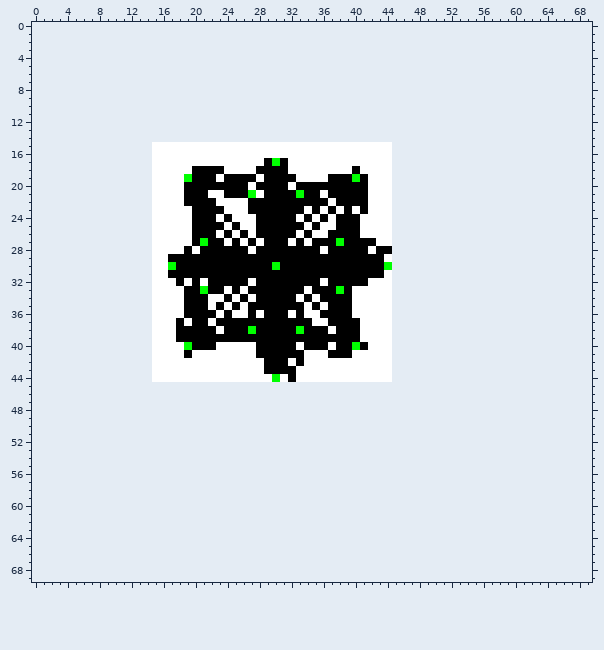
File history of a sprite sheet, output_test.png. The picture above is the old version.
The file is 30x30 pixels. The old version is drawn lined up with the new one, on the new canvas.
After:
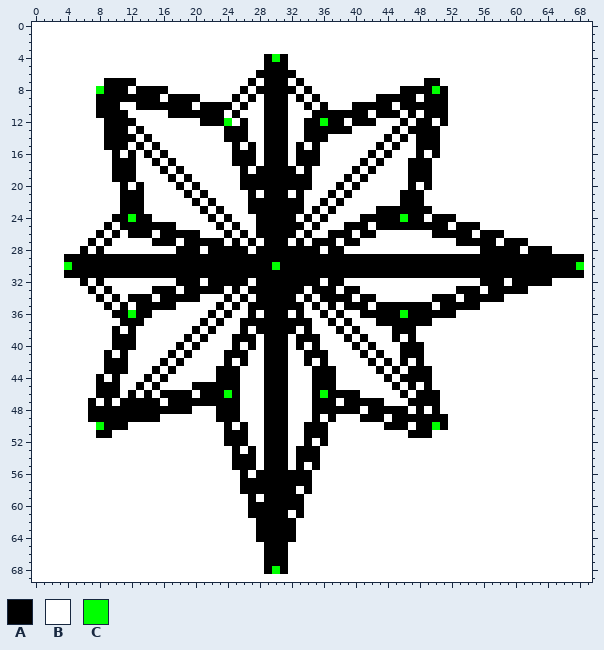
Palette (. is transparent): A #000000  B #ffffff  C #00ff00
The edit:
canvas 30x30 -> 70x70, the old top-left corner now at 15,15
Changed rows in their new state; - is an unchanged pixel.
first column x 0:
 0 BBBBBBBBBBBBBBBBBBBBBBBBBBBBBBBBBBBBBBBBBBBBBBBBBBBBBBBBBBBBBBBBBBBBBB
 1 BBBBBBBBBBBBBBBBBBBBBBBBBBBBBBBBBBBBBBBBBBBBBBBBBBBBBBBBBBBBBBBBBBBBBB
 2 BBBBBBBBBBBBBBBBBBBBBBBBBBBBBBBBBBBBBBBBBBBBBBBBBBBBBBBBBBBBBBBBBBBBBB
 3 BBBBBBBBBBBBBBBBBBBBBBBBBBBBBBBBBBBBBBBBBBBBBBBBBBBBBBBBBBBBBBBBBBBBBB
 4 BBBBBBBBBBBBBBBBBBBBBBBBBBBBBACABBBBBBBBBBBBBBBBBBBBBBBBBBBBBBBBBBBBBB
 5 BBBBBBBBBBBBBBBBBBBBBBBBBBBBBAAABBBBBBBBBBBBBBBBBBBBBBBBBBBBBBBBBBBBBB
 6 BBBBBBBBBBBBBBBBBBBBBBBBBBBBAAAAABBBBBBBBBBBBBBBBBBBBBBBBBBBBBBBBBBBBB
 7 BBBBBBBBBAAAABBBBBBBBBBBBBBABAAABABBBBBBBBBBBBBBBAABBBBBBBBBBBBBBBBBBB
 8 BBBBBBBBCAAABAAAABBBBBBBBBABAAAAABABBBBBBBBBBBAAAACABBBBBBBBBBBBBBBBBB
 9 BBBBBBBBAAAAAAAABAAAABBBBABABAAABABABBBBBBBAAAAABAAABBBBBBBBBBBBBBBBBB
10 BBBBBBBBAAABBAAAAAAABAAAABABBAAABBABABBBAAAAABAAAAAABBBBBBBBBBBBBBBBBB
11 BBBBBBBBAAAABBBBBAAAAAAABABBBAAABBBAAAAAAABAAABABAAABBBBBBBBBBBBBBBBBB
12 BBBBBBBBBAAAABBBBBBBBAAACBABBAAABBAACAABAAABBBABAABABBBBBBBBBBBBBBBBBB
13 BBBBBBBBBAAABABBBBBBBBBBAAABBAAABBAAAAAABBBBBABAAAABBBBBBBBBBBBBBBBBBB
14 BBBBBBBBBAAAABABBBBBBBBBAAABBAAABBAAABBBBBBBABABAAABBBBBBBBBBBBBBBBBBB
15 BBBBBBBBBAAABABA---------A-A-AAA-A-A-------A-ABBAAABBBBBBBBBBBBBBBBBBB
16 BBBBBBBBBBABABA-A--------AAA-AAA-AAA------A-ABBBABABBBBBBBBBBBBBBBBBBB
17 BBBBBBBBBBAAABBA-A-------AAA--A--AAA-----A-A-BBAAABBBBBBBBBBBBBBBBBBBB
18 BBBBBBBBBBAAABB-A-A-BBBB--A-----A-A-------A--BBAAABBBBBBBBBBBBBBBBBBBB
19 BBBBBBBBBBAAABB--A-ABBB-BB--A----AA--BB-B----BBAAABBBBBBBBBBBBBBBBBBBB
20 BBBBBBBBBBBABAB---AB-BBBBB-A----A--BBB-B-B---BBABABBBBBBBBBBBBBBBBBBBB
21 BBBBBBBBBBBAAAB-----B---BBBA----BABB--B-BB---BAAABBBBBBBBBBBBBBBBBBBBB
22 BBBBBBBBBBBAAAB----B-B------------BB---BBB---BAAABBBBBBBBBBBBBBBBBBBBB
23 BBBBBBBBBBBAAAB-----B-B----------------B-B-AAAAAAABBBBBBBBBBBBBBBBBBBB
24 BBBBBBBBBBAACAA-----BB----------------BBBAAAAACAABAAABBBBBBBBBBBBBBBBB
25 BBBBBBBBBABAAAAAAA--BBB---------------B--A-AAAAAAAAABAAABBBBBBBBBBBBBB
26 BBBBBBBBABABAAA-AAAA-BB-----------------BAA--BBBBBAAAAABAAABBBBBBBBBBB
27 BBBBBBBABABBBBBAAA-A-A----------------B--BB--BBBBBBBBAAAAABAAABBBBBBBB
28 BBBBBBABABBBBBB---A-AB-----------------BBB-BBBBBBBBBBBBBAAAAABAAABBBBB
29 BBBBAAAAAAAAAAAAA---------------------------AAAAAAAAAAAAAAAAAAAAAAAAAB
30 BBBBCAAAAAAAAAAAAA--------------------------AAAAAAAAAAAAAAAAAAAAAAAACB
31 BBBBAAAAAAAAAAAAA---------------------------AAAAAAAAAAAAAAAAAAAAAAAAAB
32 BBBBBBABABBBBBB----A-------------------BBB---BBBBBBBBBBBAAABAAAAABBBBB
33 BBBBBBBABABBBBBAAA---A----------------B-A----BBBBBBBBAAABAAAAABBBBBBBB
34 BBBBBBBBABABAAA-AAA--B-------------------AA--BBBBBAAABAAAAABBBBBBBBBBB
35 BBBBBBBBBABABAAAAA-BBB----------------B-AA-AAAAAAABAAAAABBBBBBBBBBBBBB
36 BBBBBBBBBBAACAA----BBB---------------B-B-AAAAACAAAAAABBBBBBBBBBBBBBBBB
37 BBBBBBBBBBBAAAB---B-B---BB------------B-B--AAAAAAABBBBBBBBBBBBBBBBBBBB
38 BBBBBBBBBBABABB---BB-B--BB-B-----B-BB--B-----AAABBBBBBBBBBBBBBBBBBBBBB
39 BBBBBBBBBBAAABB---B-B-BBB---B---B---BBB-BA---ABABBBBBBBBBBBBBBBBBBBBBB
40 BBBBBBBBBBAAABB---AB-BB--A-AB---BAB-B-BBABA--BAAABBBBBBBBBBBBBBBBBBBBB
41 BBBBBBBBBABABBB--A------AAA-B---BBAAABBB-A-A-BAAABBBBBBBBBBBBBBBBBBBBB
42 BBBBBBBBBAAABBB-A-A-----A-A------BA-A-----A-ABABABBBBBBBBBBBBBBBBBBBBB
43 BBBBBBBBBAAABBBA-A-----AAA------B--AAA-----A-ABAAABBBBBBBBBBBBBBBBBBBB
44 BBBBBBBBABABBBA-A------AAA---AAAB--AAA------ABAAAABBBBBBBBBBBBBBBBBBBB
45 BBBBBBBBAAABBABABBBBAAAAAABBBAAABBBAAABBBBBBBABABABBBBBBBBBBBBBBBBBBBB
46 BBBBBBBBAAABABABAAAABAAACABBBAAABBBACAAAABBBBBABAAABBBBBBBBBBBBBBBBBBB
47 BBBBBBBABABAAAAABAAAAAAAAABBBAAABBBAAABAAAAABBBAAAABBBBBBBBBBBBBBBBBBB
48 BBBBBBBAAAAAAAAAAAAABBBAAABBBAAABBBAAAAAABAAAAABABABBBBBBBBBBBBBBBBBBB
49 BBBBBBBAAAAAAAAABBBBBBBAAABBBAAABBBABABBBAAABAAAAAAABBBBBBBBBBBBBBBBBB
50 BBBBBBBBCAAABBBBBBBBBBBBABABBAAABBAAABBBBBBBAAABAACABBBBBBBBBBBBBBBBBB
51 BBBBBBBBAABBBBBBBBBBBBBBAAABBAAABBAAABBBBBBBBBBAAABBBBBBBBBBBBBBBBBBBB
52 BBBBBBBBBBBBBBBBBBBBBBBBAAABBAAABBABABBBBBBBBBBBBBBBBBBBBBBBBBBBBBBBBB
53 BBBBBBBBBBBBBBBBBBBBBBBBBABABAAABAAABBBBBBBBBBBBBBBBBBBBBBBBBBBBBBBBBB
54 BBBBBBBBBBBBBBBBBBBBBBBBBAAABAAABAAABBBBBBBBBBBBBBBBBBBBBBBBBBBBBBBBBB
55 BBBBBBBBBBBBBBBBBBBBBBBBBAAABAAABABABBBBBBBBBBBBBBBBBBBBBBBBBBBBBBBBBB
56 BBBBBBBBBBBBBBBBBBBBBBBBBBABAAAAAAABBBBBBBBBBBBBBBBBBBBBBBBBBBBBBBBBBB
57 BBBBBBBBBBBBBBBBBBBBBBBBBBAAAAAAAAABBBBBBBBBBBBBBBBBBBBBBBBBBBBBBBBBBB
58 BBBBBBBBBBBBBBBBBBBBBBBBBBAAAAAAABABBBBBBBBBBBBBBBBBBBBBBBBBBBBBBBBBBB
59 BBBBBBBBBBBBBBBBBBBBBBBBBBBABAAAAABBBBBBBBBBBBBBBBBBBBBBBBBBBBBBBBBBBB
60 BBBBBBBBBBBBBBBBBBBBBBBBBBBAAAAAAABBBBBBBBBBBBBBBBBBBBBBBBBBBBBBBBBBBB
61 BBBBBBBBBBBBBBBBBBBBBBBBBBBAAAAABABBBBBBBBBBBBBBBBBBBBBBBBBBBBBBBBBBBB
62 BBBBBBBBBBBBBBBBBBBBBBBBBBBBAAAAABBBBBBBBBBBBBBBBBBBBBBBBBBBBBBBBBBBBB
63 BBBBBBBBBBBBBBBBBBBBBBBBBBBBAAAAABBBBBBBBBBBBBBBBBBBBBBBBBBBBBBBBBBBBB
64 BBBBBBBBBBBBBBBBBBBBBBBBBBBBAAAAABBBBBBBBBBBBBBBBBBBBBBBBBBBBBBBBBBBBB
65 BBBBBBBBBBBBBBBBBBBBBBBBBBBBBAAABBBBBBBBBBBBBBBBBBBBBBBBBBBBBBBBBBBBBB
66 BBBBBBBBBBBBBBBBBBBBBBBBBBBBBAAABBBBBBBBBBBBBBBBBBBBBBBBBBBBBBBBBBBBBB
67 BBBBBBBBBBBBBBBBBBBBBBBBBBBBBAAABBBBBBBBBBBBBBBBBBBBBBBBBBBBBBBBBBBBBB
68 BBBBBBBBBBBBBBBBBBBBBBBBBBBBBACABBBBBBBBBBBBBBBBBBBBBBBBBBBBBBBBBBBBBB
69 BBBBBBBBBBBBBBBBBBBBBBBBBBBBBBBBBBBBBBBBBBBBBBBBBBBBBBBBBBBBBBBBBBBBBB
Pixel boxes of the changes (left, top, right, bottom) in both pictures:
changed: (32, 22, 592, 582)
